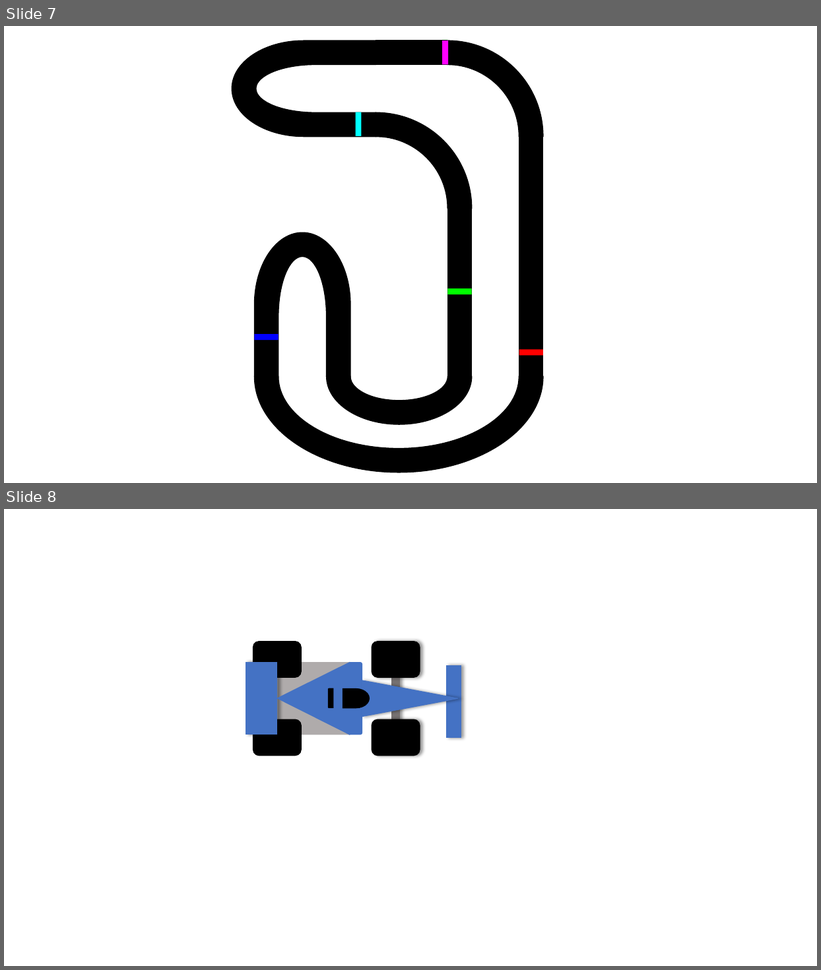
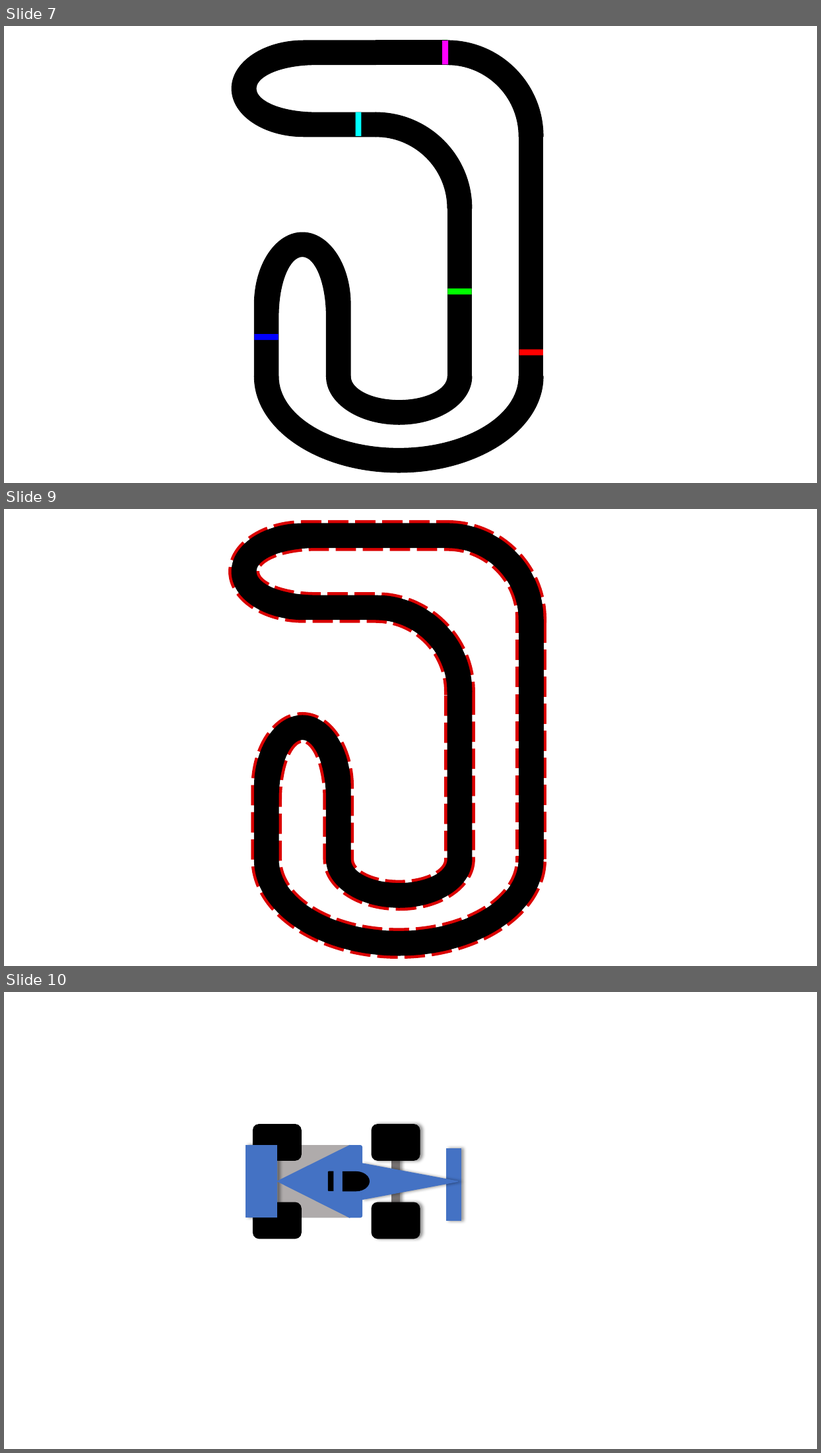
Before and after one commit to Buildasaurus/Genetic-Racing-Car, a slide deck: Racerbane og bil.pptx. Shown one above the other, each under a label of ours: slides 7 and 8 before the commit, slides 7, 9 and 10 after it; the slides between them are not shown. The pictures are 821x970 and 821x1453 pixels, drawn with LibreOffice and Linux fonts; fonts in the diff are those of the drawing. Boxes give left, top, right and bottom in pixels: in the first picture for what was removed or moved away, otherwise in the second. Text is boxed around its words. In the diff, an @@ line names an element or a change of style, - is before the commit and + after.

```diff
--- a/Racerbane og bil.pptx
+++ b/Racerbane og bil.pptx
@@ slide 9 added at (4,509,817,966), background #FFFFFF @@
@@ freeform shape added at (232,524,544,956), fill #000000, outline #FFFFFF 8 pt @@
@@ freeform shape added at (232,524,544,956), fill #000000, outline #DA0000 8 pt dashed @@
@@ freeform shape added at (232,524,544,956), fill #000000, outline #000000 1 pt @@
@@ what was slide 8 is now slide 10 @@
```
Also in this commit, not shown: 2 slides changed, 4 other slides added, 1 other file.
